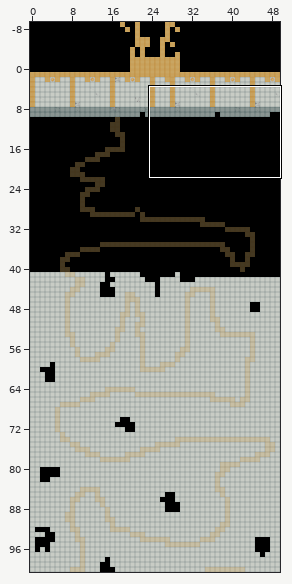
Two states of a Tiled map, assets/maps/Level2.tmx. Above: a wide view before the commit, with the close-up outlined.
Close-up. Before the commit:
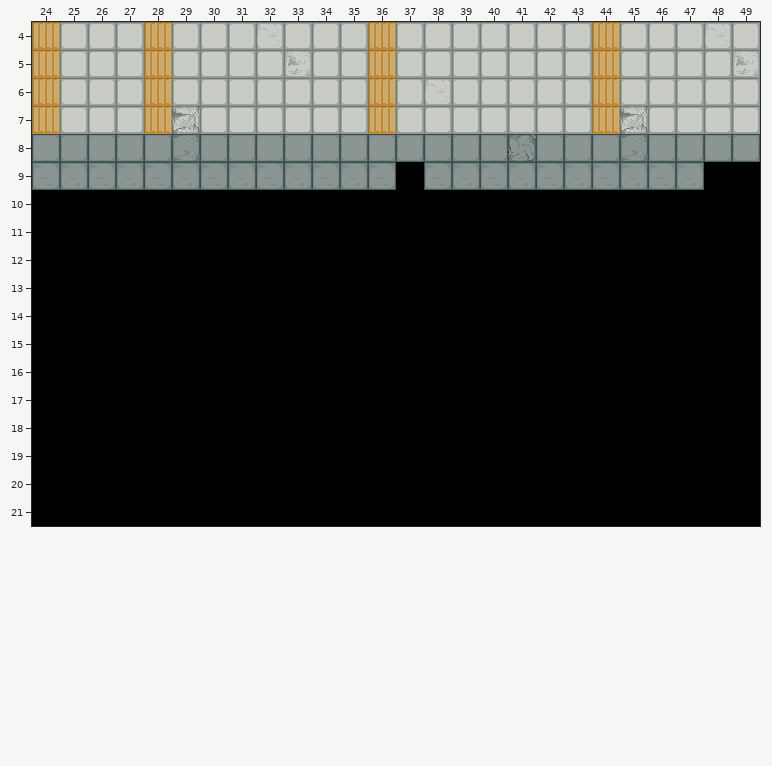
Cells are 32x32 px. Shown: x 24..49, y 4..21. The commit also changed other parts of the map, which this record leaves out. The old version is drawn lined up with the new one.
Now the later version:
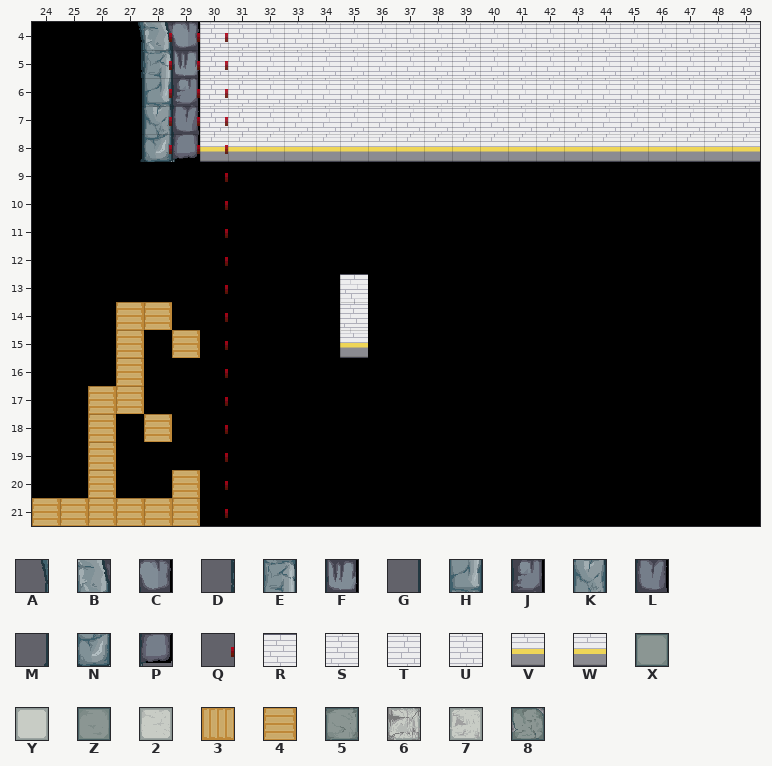
Key: from "Sample Tunnel": A 338, B 339, C 340, D 370, E 371, F 372, G 402, H 403, J 404, K 435, L 436, M 466, N 467, P 468; from "collision": Q 1; from "map12 - JELO EDIT": R 196, S 228, T 228 flipped left-right, U 230 flipped left-right, V 260, W 262 flipped left-right; from "tiles map": X 0 flipped on the diagonal, Y 2, Z 64 flipped on the diagonal, 2 66 flipped on the diagonal, 3 70 flipped on the diagonal, 4 72, 5 128 flipped on the diagonal, 6 194 flipped on the diagonal, 7 258 flipped on the diagonal, 8 320 flipped on the diagonal.
_ is an empty cell, . an unchanged one.
Changes in this commit:
map size 50x150 -> 50x140 cells (old content now starts at 0,-9; both pictures use the new coordinates)
layer "Collision" opacity 0% -> 90%
--- layer "Ground"
@@ x 24..49 @@
- 4 3YYY3YYY2YYY3YYYYYYY3YYY2Y
- 5 3YYY3YYYY7YY3YYYYYYY3YYYY7
- 6 3YYY3YYYYYYY3Y2YYYYY3YYYYY
- 7 3YYY36YYYYYY3YYYYYYY36YYYY
- 8 XXXXX5XXXXXXXXXXX8XXX5XXXX
- 9 ZZZZZZZZZZZZZ.ZZZZZZZZZZ..
+ 4 __________________________
+ 5 __________________________
+ 6 __________________________
+ 7 __________________________
+ 8 __________________________
+ 9 _____________.__________..
@@ x 24..35 @@
-13 ..........._
-14 ...__......_
-15 ..._._....._
-16 ..._........
-17 ..__........
-18 .._._.......
-19 .._.........
-20 .._.._......
-21 ______......
+13 ...........R
+14 ...44......S
+15 ...4.4.....V
+16 ...4........
+17 ..44........
+18 ..4.4.......
+19 ..4.........
+20 ..4..4......
+21 444444......
--- layer "Walls"
@@ x 27..49 @@
- 4 _______________________
- 5 _______________________
- 6 _______________________
- 7 _______________________
- 8 _______________________
+ 4 ABCUUTTTTTTTTTTTTTTTTTT
+ 5 DEFUUTTTTTTTTTTTTTTTTTT
+ 6 GHJUUTTTTTTTTTTTTTTTTTT
+ 7 GKLUUTTTTTTTTTTTTTTTTTT
+ 8 MNPWWWWWWWWWWWWWWWWWWWW
--- layer "Collision"
@@ x 28..30 @@
- 4 ___
- 5 ___
- 6 ___
- 7 ___
- 8 ___
- 9 .._
-10 .._
-11 .._
-12 .._
-13 .._
-14 .._
-15 .._
-16 .._
-17 .._
-18 .._
-19 .._
-20 .._
-21 .._
+ 4 QQQ
+ 5 QQQ
+ 6 QQQ
+ 7 QQQ
+ 8 QQQ
+ 9 ..Q
+10 ..Q
+11 ..Q
+12 ..Q
+13 ..Q
+14 ..Q
+15 ..Q
+16 ..Q
+17 ..Q
+18 ..Q
+19 ..Q
+20 ..Q
+21 ..Q
